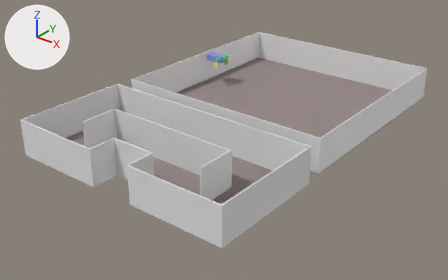
Two versions of the Blender file simulation/robotsimulation.blend, one commit apart.
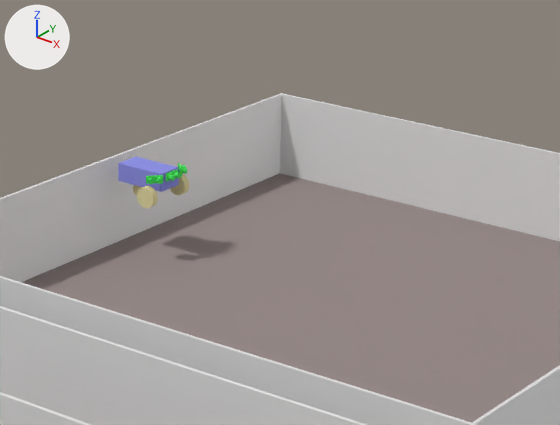
Each version is shown whole from a camera (50 mm lens) standing at (30.0, -29.8, 22.7) and looking at (-0.7, 8.6, -1.1), then close up on the part from 38% to 78% of the width and 1% to 49% of the height. Every picture has the same lights, and +X, +Y and +Z are marked at upper left.

In view in the first close-up: 'Ground', 'MiddleWall', 'Plane', 'Robot', 'TestWall', 'Wheel.B', 'Wheel.L', 'Wheel.R'.
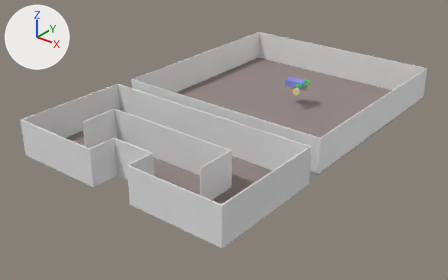
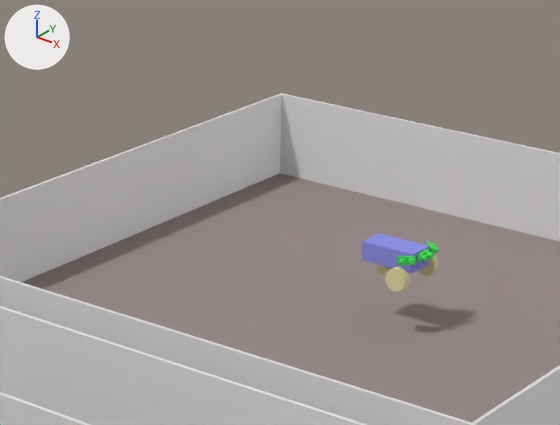
Commit message: Wheels work now

Edits to the bpy script that builds the scene:
```text
Change ob_robot:
    ob_robot.location: (-8.39, 16.97, 2.7) -> (1.17, 16.97, 2.2)
Change ob_wheel_b:
    ob_wheel_b.location: (-8.76, 16.97, 2.11) -> (0.8, 16.97, 1.61)
Change ob_wheel_l:
    ob_wheel_l.location: (-7.77, 17.79, 2.26) -> (1.79, 17.79, 1.77)
Change ob_wheel_r:
    ob_wheel_r.location: (-7.78, 16.15, 2.26) -> (1.78, 16.15, 1.77)
```

Boxes [x1, y1, x2, y2] around the edits, measured in the close-ups (560 x 425 px):
'Robot', moved
    before: [118, 157, 179, 192]
    after: [362, 233, 430, 273]
'Wheel.R', moved
    before: [137, 186, 158, 208]
    after: [385, 267, 409, 291]
'Wheel.L', moved
    before: [170, 174, 189, 195]
    after: [418, 255, 439, 276]
'DistanceSensor.R', moved
    before: [146, 175, 163, 184]
    after: [397, 256, 416, 266]
'DistanceSensor.F', moved
    before: [166, 170, 181, 181]
    after: [417, 249, 434, 262]
'DistanceSensor.L', moved
    before: [178, 163, 187, 176]
    after: [427, 241, 439, 253]
'Wheel.B', moved
    before: [133, 185, 142, 195]
    after: [376, 265, 392, 276]
